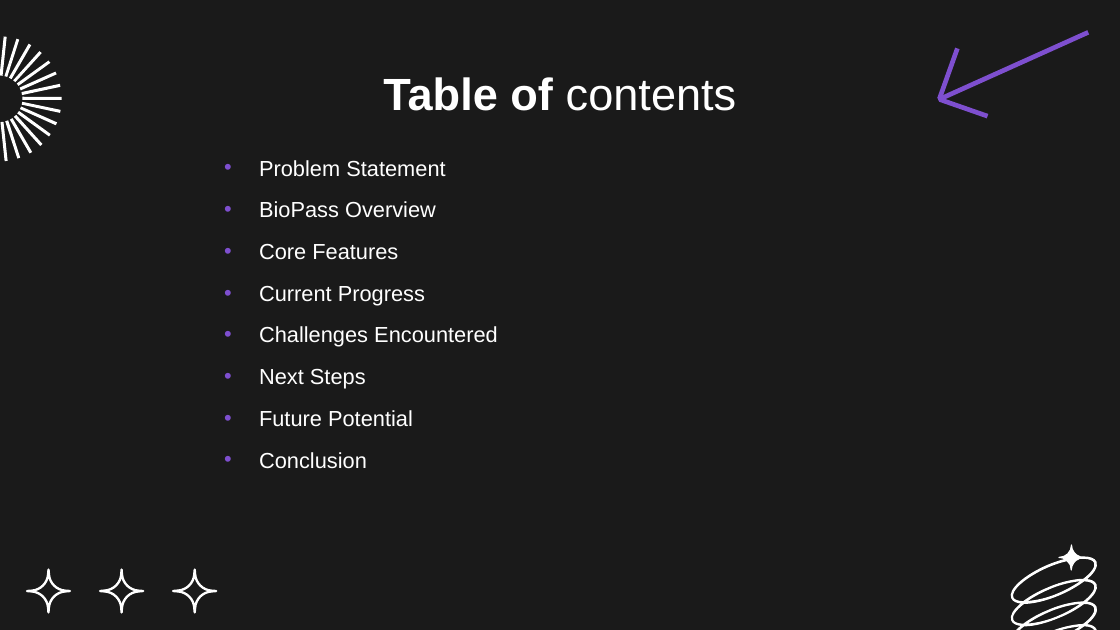
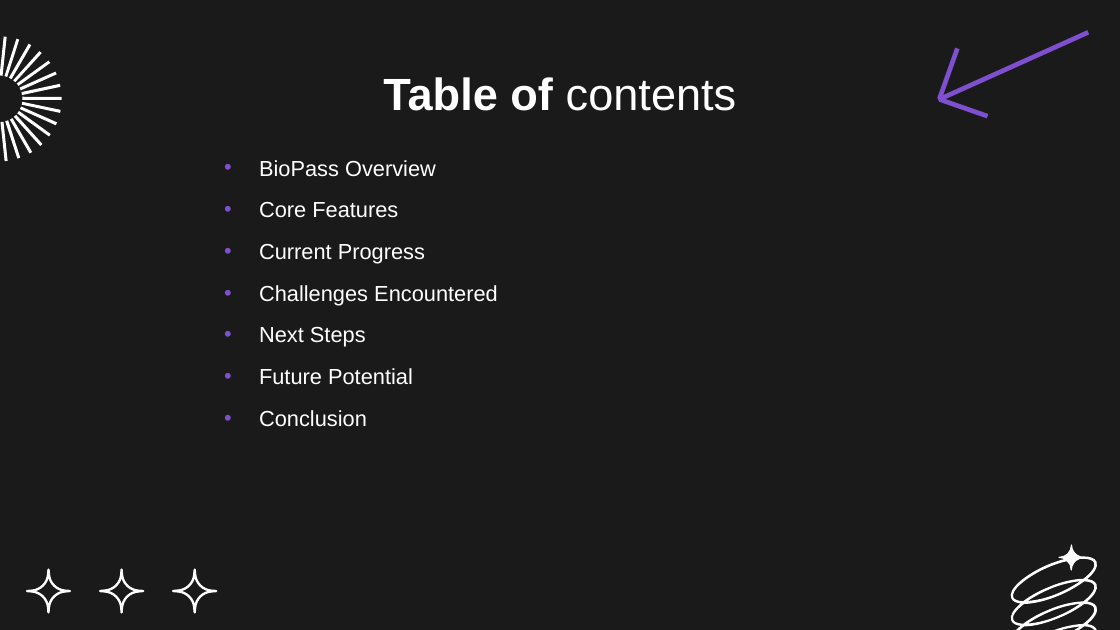
Before and after one commit to AishaNtl/FYPMidPoint, a slide deck: slide 2 of BioPassMidPointRev.pptx. Drawn at 1120x630 pixels with LibreOffice and Linux fonts; fonts in the diff are those of the drawing; background and template pictures are left out. Boxes give left, top, right and bottom in pixels: in the first picture for what was removed or moved away, otherwise in the second. Text is boxed around its words. In the diff, an @@ line names an element or a change of style, - is before the commit and + after.

```diff
--- a/BioPassMidPointRev.pptx
+++ b/BioPassMidPointRev.pptx
@@ text at (x1=259, y1=160, x2=445, y2=177): paragraph removed @@
-• Problem Statement
```
Also in this commit, not shown: 1 slide removed, 2 other files.
